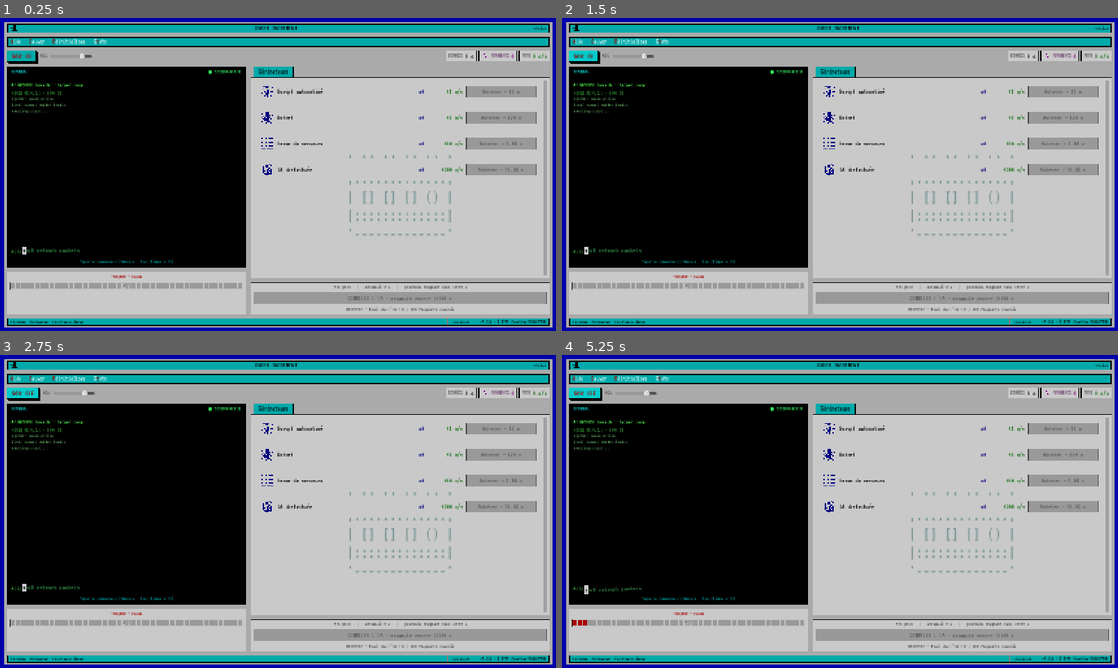
Above: before the commit, frames 1-4 (two rows, left to right).
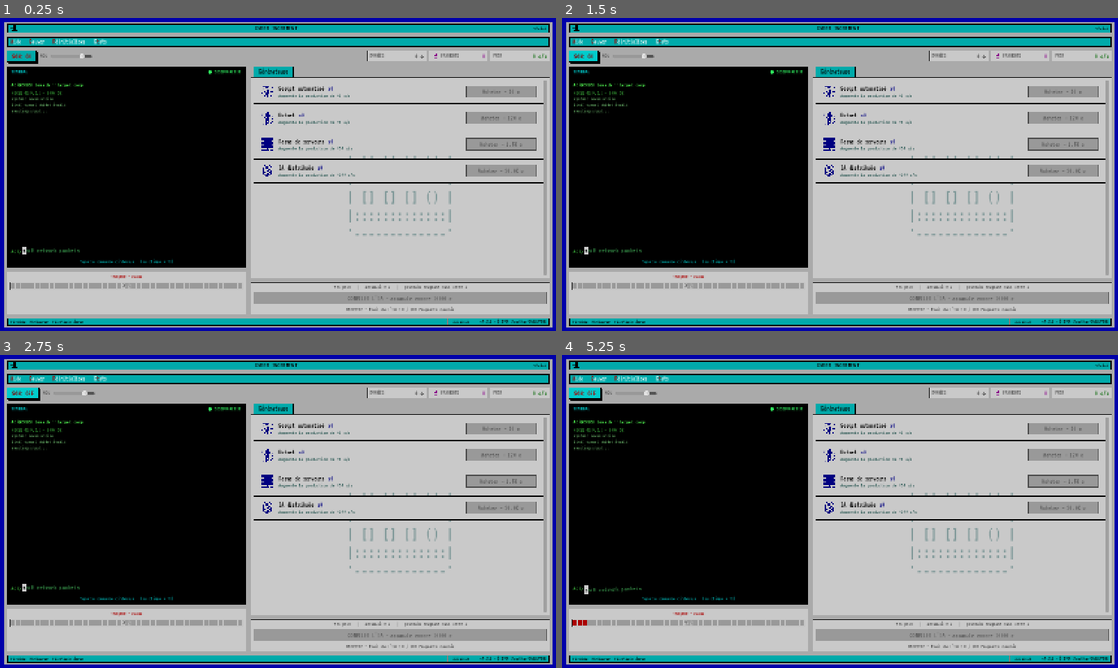
Above: after the commit, the same moments.

Repository: jogaulupeau/CyberIncrement
Game: Godot game, scene res://scenes/main.tscn
Two runs of this game, one before a commit and one after it. Both use one fixed random seed, a clock stepped at 60 frames per second and the inputs below.
Inputs (mouse positions are in pixels of both pictures, inside the frame that each line leads up to):
- Up to frame 1 (0.25 s): no input
- Up to frame 2 (1.5 s): click "SON: ON" at 0.5 s; click "SON: OFF" at 1.25 s
- Up to frame 3 (2.75 s): click "SON: ON" at 2 s
- Up to frame 4 (5.25 s): click "SON: OFF" at 2.75 s; click "SON: ON" at 3.5 s; click "SON: OFF" at 4.25 s; tap Enter at 5 s; move the mouse to (962, 495) at 5.02 s; tap 1 at 5.1 s; click (962, 495) at 5.17 s

The runs differ from the first frame. In frame 1, 2.5% of the frame differs, in the area x 45-98%, y 10-53%; in frame 2, 2.5%; in frame 3, 2.5%; in frame 4, 2.5%.

Commit message:
Harmonise chips ressources + lignes générateurs façon Augmentations
- Chips Données/Fragments/PROD : largeur fixe uniforme (160), valeurs alignées
  à droite (rendu tableau de bord stable), libellés en gris neutre unifié.
- Lignes de générateurs restructurées en miroir de ItemRow : nom + xN sur une
  ligne (xN collé au nom, en bleu), bonus en sous-titre « Augmente la production
  de +X o/s » (même teal/taille que les descriptions d'items), bouton à droite.
  Cohérence visuelle entre les onglets.

Co-Authored-By: Claude Opus 4.8 <noreply@anthropic.com>

Diff:
--- a/scenes/generator_row.tscn
+++ b/scenes/generator_row.tscn
@@ -15,7 +15,7 @@
 
 [node name="HBox" type="HBoxContainer" parent="Margin"]
 layout_mode = 2
-theme_override_constants/separation = 8
+theme_override_constants/separation = 12
 
 [node name="IconRect" type="TextureRect" parent="Margin/HBox"]
 unique_name_in_owner = true
@@ -25,31 +25,33 @@
 expand_mode = 1
 stretch_mode = 5
 
-[node name="NameLabel" type="Label" parent="Margin/HBox"]
-unique_name_in_owner = true
-custom_minimum_size = Vector2(120, 0)
+[node name="Info" type="VBoxContainer" parent="Margin/HBox"]
 layout_mode = 2
 size_flags_horizontal = 3
 size_flags_vertical = 4
+theme_override_constants/separation = 1
+
+[node name="TitleRow" type="HBoxContainer" parent="Margin/HBox/Info"]
+layout_mode = 2
+theme_override_constants/separation = 10
+
+[node name="NameLabel" type="Label" parent="Margin/HBox/Info/TitleRow"]
+unique_name_in_owner = true
+layout_mode = 2
 text = "Générateur"
 
-[node name="MultLabel" type="Label" parent="Margin/HBox"]
+[node name="MultLabel" type="Label" parent="Margin/HBox/Info/TitleRow"]
 unique_name_in_owner = true
-custom_minimum_size = Vector2(48, 0)
 layout_mode = 2
-size_flags_vertical = 4
 theme_override_colors/font_color = Color(0, 0, 0.5, 1)
 text = "x0"
-horizontal_alignment = 2
 
-[node name="BonusLabel" type="Label" parent="Margin/HBox"]
+[node name="BonusLabel" type="Label" parent="Margin/HBox/Info"]
 unique_name_in_owner = true
-custom_minimum_size = Vector2(96, 0)
 layout_mode = 2
-size_flags_vertical = 4
-theme_override_colors/font_color = Color(0, 0.4, 0, 1)
+theme_override_colors/font_color = Color(0.13, 0.32, 0.3, 1)
+theme_override_font_sizes/font_size = 15
 text = "+0 o/s"
-horizontal_alignment = 2
 
 [node name="BuyButton" type="Button" parent="Margin/HBox"]
 unique_name_in_owner = true
--- a/scenes/main.tscn
+++ b/scenes/main.tscn
@@ -323,6 +323,7 @@
 theme_override_constants/separation = 6
 
 [node name="DataChip" type="PanelContainer" parent="HUD/Root/TopBar/Stats"]
+custom_minimum_size = Vector2(160, 0)
 layout_mode = 2
 
 [node name="H" type="HBoxContainer" parent="HUD/Root/TopBar/Stats/DataChip"]
@@ -338,11 +339,14 @@
 [node name="DataLabel" type="Label" parent="HUD/Root/TopBar/Stats/DataChip/H"]
 unique_name_in_owner = true
 layout_mode = 2
+size_flags_horizontal = 3
 theme_override_colors/font_color = Color(0, 0, 0, 1)
 theme_override_font_sizes/font_size = 19
 text = "0 o"
+horizontal_alignment = 2
 
 [node name="FragChip" type="PanelContainer" parent="HUD/Root/TopBar/Stats"]
+custom_minimum_size = Vector2(160, 0)
 layout_mode = 2
 
 [node name="H" type="HBoxContainer" parent="HUD/Root/TopBar/Stats/FragChip"]
@@ -360,18 +364,21 @@
 
 [node name="Cap" type="Label" parent="HUD/Root/TopBar/Stats/FragChip/H"]
 layout_mode = 2
-theme_override_colors/font_color = Color(0.4, 0.2, 0.4, 1)
+theme_override_colors/font_color = Color(0.3, 0.3, 0.3, 1)
 theme_override_font_sizes/font_size = 13
 text = "FRAGMENTS"
 
 [node name="FragmentLabel" type="Label" parent="HUD/Root/TopBar/Stats/FragChip/H"]
 unique_name_in_owner = true
 layout_mode = 2
+size_flags_horizontal = 3
 theme_override_colors/font_color = Color(0.541, 0, 0.541, 1)
 theme_override_font_sizes/font_size = 19
 text = "0"
+horizontal_alignment = 2
 
 [node name="ProdChip" type="PanelContainer" parent="HUD/Root/TopBar/Stats"]
+custom_minimum_size = Vector2(160, 0)
 layout_mode = 2
 
 [node name="H" type="HBoxContainer" parent="HUD/Root/TopBar/Stats/ProdChip"]
@@ -387,9 +394,11 @@
 [node name="ProdLabel" type="Label" parent="HUD/Root/TopBar/Stats/ProdChip/H"]
 unique_name_in_owner = true
 layout_mode = 2
+size_flags_horizontal = 3
 theme_override_colors/font_color = Color(0, 0.4, 0, 1)
 theme_override_font_sizes/font_size = 19
 text = "0.0 o/s"
+horizontal_alignment = 2
 
 [node name="Body" type="HBoxContainer" parent="HUD/Root"]
 layout_mode = 2
--- a/scripts/generator_row.gd
+++ b/scripts/generator_row.gd
@@ -46,6 +46,6 @@
 func refresh(gen_name: String, count: int, bonus_str: String, cost_str: String, affordable: bool) -> void:
 	name_label.text = gen_name
 	mult_label.text = "x%d" % count
-	bonus_label.text = "+%s o/s" % bonus_str
+	bonus_label.text = "Augmente la production de +%s o/s" % bonus_str
 	buy_button.text = "Acheter — %s o" % cost_str
 	buy_button.disabled = not affordable
